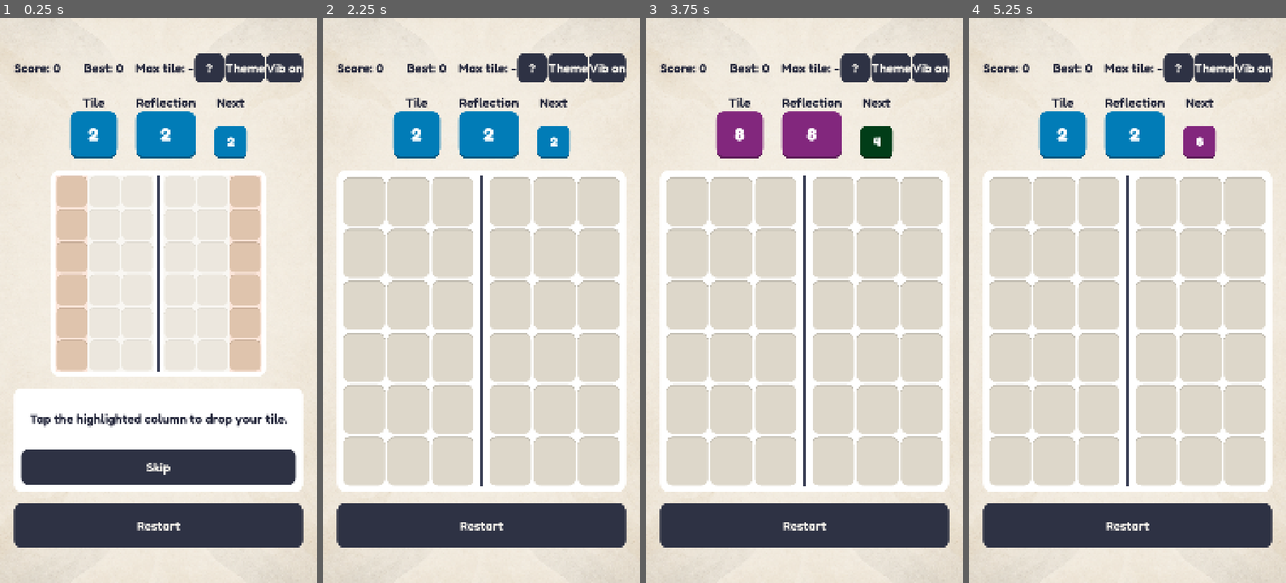
Above: before the commit, frames 1-4 (left to right).
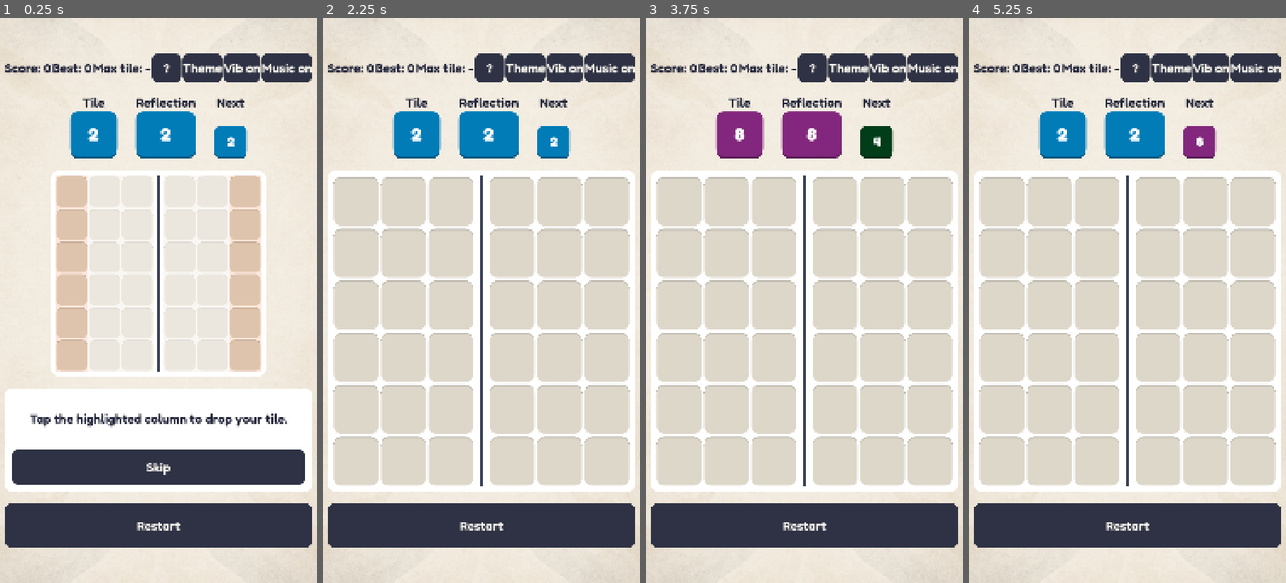
Above: after the commit, the same moments.

Repository: bpinto03/Doppel
Game: Godot game, scene res://scenes/main.tscn
The game is run twice, just before and just after one commit, with the same random seed, the same clock (stepped at 60 frames per second) and the same inputs. Sound files missing from this copy of the repository are replaced by a short silence.
Inputs (mouse positions are in pixels of both pictures, inside the frame that each line leads up to):
- Up to frame 1 (0.25 s): no input
- Up to frame 2 (2.25 s): click (611, 68) at 0.5 s, where only the run after the commit has a clickable "Music on"; click (611, 68) at 1.25 s, where only the run after the commit has a clickable "Music off"; click "Restart" at 2 s
- Up to frame 3 (3.75 s): click "Restart" at 2.75 s; click "Restart" at 3.5 s
- Up to frame 4 (5.25 s): click "?" at 4.25 s; click "Skip" at 5 s

The runs differ from the first frame. In frame 1, 3.6% of the frame differs, in the area x 1-99%, y 6-94%; in frame 2, 11%; in frame 3, 11%; in frame 4, 11%.

Commit message:
feat: loop the ambient Ogg Vorbis music on its own bus
The game screen starts the music with a fade-in and stops it with a
fade-out owned by AudioManager. A pure MusicState decides whether to
play, pause in the background or stop and release the stream, from the
music setting, the screen request and the app state. A missing music
file logs a warning and the game plays on without music.

Converted from the generated WAV with libvorbis at quality 4 (11.6 MB
to 0.9 MB). The WAV master moves to _sources/, ignored by git and by
Godot so the export never ships it.

Diff:
--- a/assets/translations/ui.csv
+++ b/assets/translations/ui.csv
@@ -26,3 +26,5 @@
 DEBUG_THEME,Theme,Thème
 DEBUG_VIBRATION_ON,Vib on,Vib oui
 DEBUG_VIBRATION_OFF,Vib off,Vib non
+DEBUG_MUSIC_ON,Music on,Musique oui
+DEBUG_MUSIC_OFF,Music off,Musique non
--- a/data/audio_config.tres
+++ b/data/audio_config.tres
@@ -51,3 +51,7 @@
 chain_max_pitch_link = 11
 chain_max_semitones = 24
 player_pool_size = 8
+music_path = "res://assets/audio/music/musical_ambiance.ogg"
+music_volume_db = -14.0
+music_fade_in_seconds = 1.5
+music_fade_out_seconds = 1.0
--- a/scenes/game/game_screen.tscn
+++ b/scenes/game/game_screen.tscn
@@ -95,6 +95,13 @@
 layout_mode = 2
 text = "DEBUG_VIBRATION_ON"
 
+[node name="MusicDebugButton" type="Button" parent="Margin/Layout/Stats" unique_id=1462093851]
+unique_name_in_owner = true
+visible = false
+custom_minimum_size = Vector2(100, 100)
+layout_mode = 2
+text = "DEBUG_MUSIC_ON"
+
 [node name="Upcoming" type="HBoxContainer" parent="Margin/Layout" unique_id=162302845]
 layout_mode = 2
 theme_override_constants/separation = 64
--- a/scripts/audio/audio_config.gd
+++ b/scripts/audio/audio_config.gd
@@ -32,6 +32,25 @@
 ## Players created once and reused; when all are busy, the oldest started is taken.
 @export var player_pool_size: int
 
+@export_group("Music")
+## Loaded only while the music is wanted, so a disabled music takes no memory.
+@export_file("*.ogg") var music_path: String
+## Volume of the music player, below the effects so chain sounds stay clear. The Music bus volume stays the player's setting.
+@export var music_volume_db: float
+@export var music_fade_in_seconds: float
+@export var music_fade_out_seconds: float
+
+
+## Returns null when the file is missing or is not audio: the game then plays without music.
+func load_music() -> AudioStream:
+	if not ResourceLoader.exists(music_path):
+		push_warning("Music file not found: %s" % music_path)
+		return null
+	var stream := load(music_path) as AudioStream
+	if stream == null:
+		push_warning("Music file is not an audio stream: %s" % music_path)
+	return stream
+
 
 func get_chain_link_effect(chain_link: int) -> SoundEffect:
 	return merge if chain_link == 1 else chain
--- /dev/null
+++ b/scripts/audio/music_state.gd
@@ -0,0 +1,19 @@
+class_name MusicState
+extends RefCounted
+
+## Whether the ambient music plays, waits paused in the background, or is stopped with its stream released.
+
+enum Action { PLAY, PAUSE, STOP }
+
+var is_enabled: bool
+var is_app_active: bool = true
+## A screen asked for the music.
+var is_requested: bool
+
+
+func get_action() -> Action:
+	if not is_enabled or not is_requested:
+		return Action.STOP
+	if not is_app_active:
+		return Action.PAUSE
+	return Action.PLAY
--- a/scripts/autoload/audio_manager.gd
+++ b/scripts/autoload/audio_manager.gd
@@ -8,8 +8,13 @@
 const SFX_BUS: StringName = &"SFX"
 const MUSIC_BUS: StringName = &"Music"
 const CONFIG: AudioConfig = preload("res://data/audio_config.tres")
+## Low enough to be inaudible: fades start and end here.
+const SILENT_DB: float = -80.0
 
 var _music_player := AudioStreamPlayer.new()
+var _music_state := MusicState.new()
+## Owned by this autoload so a fade-out outlives the screen that stopped the music.
+var _music_fade: Tween
 var _effect_players: Array[AudioStreamPlayer] = []
 var _next_taken_player_index: int
 var _variation_rng := RandomNumberGenerator.new()
@@ -44,9 +49,19 @@
 	return _effect_players.size()
 
 
-func play_music(stream: AudioStream) -> void:
-	_music_player.stream = stream
-	_apply_music_setting()
+## Fades the ambient music in, if the music setting allows it. Calling it while the music plays changes nothing.
+func start_music() -> void:
+	_music_state.is_requested = true
+	_apply_music_state()
+
+
+func stop_music() -> void:
+	_music_state.is_requested = false
+	_apply_music_state()
+
+
+func is_music_loaded() -> bool:
+	return _music_player.stream != null
 
 
 ## Called at startup and on every settings change, so the saved state always applies.
@@ -54,7 +69,16 @@
 	_apply_bus(MASTER_BUS, true)
 	_apply_bus(SFX_BUS, Settings.is_sound_enabled)
 	_apply_bus(MUSIC_BUS, Settings.is_music_enabled)
-	_apply_music_setting()
+	_music_state.is_enabled = Settings.is_music_enabled
+	_apply_music_state()
+
+
+func _notification(what: int) -> void:
+	match what:
+		NOTIFICATION_APPLICATION_PAUSED, NOTIFICATION_APPLICATION_FOCUS_OUT:
+			_set_app_active(false)
+		NOTIFICATION_APPLICATION_RESUMED, NOTIFICATION_APPLICATION_FOCUS_IN:
+			_set_app_active(true)
 
 
 ## A volume of zero mutes the bus, since its decibel value would be minus infinity.
@@ -82,9 +106,59 @@
 	return 1.0 + _variation_rng.randf_range(-spread, spread)
 
 
-func _apply_music_setting() -> void:
-	var should_play: bool = Settings.is_music_enabled and _music_player.stream != null
-	if should_play and not _music_player.playing:
+func _set_app_active(is_active: bool) -> void:
+	_music_state.is_app_active = is_active
+	_apply_music_state()
+
+
+func _apply_music_state() -> void:
+	match _music_state.get_action():
+		MusicState.Action.PLAY:
+			_play_music()
+		MusicState.Action.PAUSE:
+			_pause_music()
+		MusicState.Action.STOP:
+			_stop_music()
+
+
+func _play_music() -> void:
+	if _music_player.stream == null:
+		_music_player.stream = CONFIG.load_music()
+		if _music_player.stream == null:
+			return
+	_music_player.stream_paused = false
+	if not _music_player.playing:
+		_music_player.volume_db = SILENT_DB
 		_music_player.play()
-	elif not should_play:
-		_music_player.stop()
+	_fade_music_to(CONFIG.music_volume_db, CONFIG.music_fade_in_seconds)
+
+
+func _pause_music() -> void:
+	_cancel_music_fade()
+	_music_player.stream_paused = true
+
+
+func _stop_music() -> void:
+	if _music_player.playing and not _music_player.stream_paused:
+		_fade_music_to(SILENT_DB, CONFIG.music_fade_out_seconds).finished.connect(_release_music)
+	else:
+		_release_music()
+
+
+func _release_music() -> void:
+	_cancel_music_fade()
+	_music_player.stop()
+	_music_player.stream_paused = false
+	_music_player.stream = null
+
+
+func _fade_music_to(volume_db: float, seconds: float) -> Tween:
+	_cancel_music_fade()
+	_music_fade = create_tween()
+	_music_fade.tween_property(_music_player, "volume_db", volume_db, seconds)
+	return _music_fade
+
+
+func _cancel_music_fade() -> void:
+	if _music_fade != null:
+		_music_fade.kill()
--- a/scripts/ui/game_screen.gd
+++ b/scripts/ui/game_screen.gd
@@ -37,6 +37,7 @@
 @onready var _tutorial_panel: TutorialPanel = %TutorialPanel
 @onready var _theme_debug_button: Button = %ThemeDebugButton
 @onready var _vibration_debug_button: Button = %VibrationDebugButton
+@onready var _music_debug_button: Button = %MusicDebugButton
 
 
 func _ready() -> void:
@@ -57,7 +58,12 @@
 	Settings.palette_changed.connect(_apply_palette)
 	_apply_palette()
 	_set_up_debug_tools()
+	AudioManager.start_music()
 	start_tutorial()
+
+
+func _exit_tree() -> void:
+	AudioManager.stop_music()
 
 
 func start_new_game() -> void:
@@ -173,7 +179,7 @@
 		swatch.tile_painter = tile_painter
 
 
-## Debug builds only, to compare themes, switch vibration and measure playback frame rate and audio latency on a phone until the settings screen exists (step 3.1).
+## Debug builds only, to compare themes, switch vibration and music, and measure playback frame rate and audio latency on a phone until the settings screen exists (step 3.1).
 func _set_up_debug_tools() -> void:
 	if not OS.is_debug_build():
 		return
@@ -185,6 +191,9 @@
 	_vibration_debug_button.visible = true
 	_vibration_debug_button.pressed.connect(_switch_vibration)
 	_show_vibration_setting()
+	_music_debug_button.visible = true
+	_music_debug_button.pressed.connect(_switch_music)
+	_show_music_setting()
 
 
 func _switch_to_next_palette() -> void:
@@ -203,6 +212,15 @@
 	_vibration_debug_button.text = "DEBUG_VIBRATION_ON" if Settings.is_vibration_enabled else "DEBUG_VIBRATION_OFF"
 
 
+func _switch_music() -> void:
+	Settings.is_music_enabled = not Settings.is_music_enabled
+	_show_music_setting()
+
+
+func _show_music_setting() -> void:
+	_music_debug_button.text = "DEBUG_MUSIC_ON" if Settings.is_music_enabled else "DEBUG_MUSIC_OFF"
+
+
 func _format_highest_tile() -> String:
 	if _session.highest_level_reached == BoardState.EMPTY_CELL:
 		return NO_TILE_TEXT
--- a/tests/test_audio_manager.gd
+++ b/tests/test_audio_manager.gd
@@ -55,6 +55,22 @@
 	assert_true(_is_bus_muted(AudioManager.MUSIC_BUS))
 
 
+func test_disabled_music_loads_nothing_when_a_screen_starts_it() -> void:
+	Settings.is_music_enabled = false
+
+	AudioManager.start_music()
+
+	assert_false(AudioManager.is_music_loaded())
+	AudioManager.stop_music()
+
+
+func test_missing_music_file_loads_no_stream() -> void:
+	var config := AudioConfig.new()
+	config.music_path = "res://assets/audio/music/missing_music.ogg"
+
+	assert_null(config.load_music())
+
+
 func _is_bus_muted(bus_name: StringName) -> bool:
 	return AudioServer.is_bus_mute(AudioServer.get_bus_index(bus_name))
 
--- a/tests/test_game_screen_audio.gd
+++ b/tests/test_game_screen_audio.gd
@@ -17,6 +17,7 @@
 	SaveManager.save_path = TEST_SAVE_PATH
 	DirAccess.remove_absolute(TEST_SAVE_PATH)
 	SaveManager.load_save()
+	Settings.is_music_enabled = false
 	_screen = GAME_SCREEN_SCENE.instantiate()
 	add_child_autofree(_screen)
 	_board_view = _screen.get_node("%BoardView")
@@ -24,9 +25,11 @@
 
 
 func after_each() -> void:
+	AudioManager.stop_music()
 	DirAccess.remove_absolute(TEST_SAVE_PATH)
 	SaveManager.save_path = _player_save_path
 	SaveManager.load_save()
+	AudioManager.apply_settings()
 
 
 func test_new_turn_plays_its_placement_sound_after_a_skip() -> void:
@@ -71,6 +74,18 @@
 	assert_eq(button.text, "DEBUG_VIBRATION_OFF")
 
 
+func test_music_debug_button_switches_the_setting() -> void:
+	var button: Button = _screen.get_node("%MusicDebugButton")
+	# Unrequested first, so switching the setting on plays nothing in the test.
+	AudioManager.stop_music()
+
+	button.pressed.emit()
+
+	assert_true(Settings.is_music_enabled)
+	assert_eq(button.text, "DEBUG_MUSIC_ON")
+	assert_false(AudioManager.is_music_loaded())
+
+
 func _create_session(board: BoardState) -> GameSession:
 	return GameSession.new(BalancingFixture.create_config_always_drawing(1), BalancingFixture.create_seeded_rng(SEED), board)
 
--- a/tests/test_game_screen_tutorial.gd
+++ b/tests/test_game_screen_tutorial.gd
@@ -2,18 +2,34 @@
 
 const GAME_SCREEN_SCENE: PackedScene = preload("res://scenes/game/game_screen.tscn")
 const MAX_WAIT_SECONDS: float = 5.0
+const TEST_SAVE_PATH: String = "user://test_game_screen_tutorial_save.cfg"
 
+var _player_save_path: String
 var _screen: Control
 var _board_view: BoardView
 var _tutorial_panel: TutorialPanel
 
 
+## Music off in a test save, so the screen plays no music and the player's save is untouched.
 func before_each() -> void:
+	_player_save_path = SaveManager.save_path
+	SaveManager.save_path = TEST_SAVE_PATH
+	DirAccess.remove_absolute(TEST_SAVE_PATH)
+	SaveManager.load_save()
+	Settings.is_music_enabled = false
 	_screen = GAME_SCREEN_SCENE.instantiate()
 	add_child_autofree(_screen)
 	_board_view = _screen.get_node("%BoardView")
 	_tutorial_panel = _screen.get_node("%TutorialPanel")
 	watch_signals(_screen)
+
+
+func after_each() -> void:
+	AudioManager.stop_music()
+	DirAccess.remove_absolute(TEST_SAVE_PATH)
+	SaveManager.save_path = _player_save_path
+	SaveManager.load_save()
+	AudioManager.apply_settings()
 
 
 func test_tutorial_starts_at_launch_on_the_first_step() -> void:
--- /dev/null
+++ b/tests/test_music_state.gd
@@ -0,0 +1,34 @@
+extends GutTest
+
+
+func test_requested_and_enabled_music_plays_while_the_app_is_active() -> void:
+	assert_eq(_create_state(true, true, true).get_action(), MusicState.Action.PLAY)
+
+
+func test_music_pauses_while_the_app_is_in_the_background() -> void:
+	assert_eq(_create_state(true, true, false).get_action(), MusicState.Action.PAUSE)
+
+
+func test_disabled_music_stops_even_when_requested() -> void:
+	assert_eq(_create_state(false, true, true).get_action(), MusicState.Action.STOP)
+	assert_eq(_create_state(false, true, false).get_action(), MusicState.Action.STOP)
+
+
+func test_music_stops_when_no_screen_requests_it() -> void:
+	assert_eq(_create_state(true, false, true).get_action(), MusicState.Action.STOP)
+	assert_eq(_create_state(true, false, false).get_action(), MusicState.Action.STOP)
+
+
+func test_music_is_not_requested_by_default() -> void:
+	var state := MusicState.new()
+	state.is_enabled = true
+
+	assert_eq(state.get_action(), MusicState.Action.STOP)
+
+
+func _create_state(is_enabled: bool, is_requested: bool, is_app_active: bool) -> MusicState:
+	var state := MusicState.new()
+	state.is_enabled = is_enabled
+	state.is_requested = is_requested
+	state.is_app_active = is_app_active
+	return state
Not shown, added: assets/audio/music/musical_ambiance.ogg.import
Not shown, added: scripts/audio/music_state.gd.uid
Not shown, added: tests/test_music_state.gd.uid
Not shown, changed: CLAUDE.md
Not shown, changed: STEPS.md
Not shown, added: assets/audio/music/musical_ambiance.ogg
Not shown, changed: docs/architecture.md
Not shown, changed: docs/balancing.md
